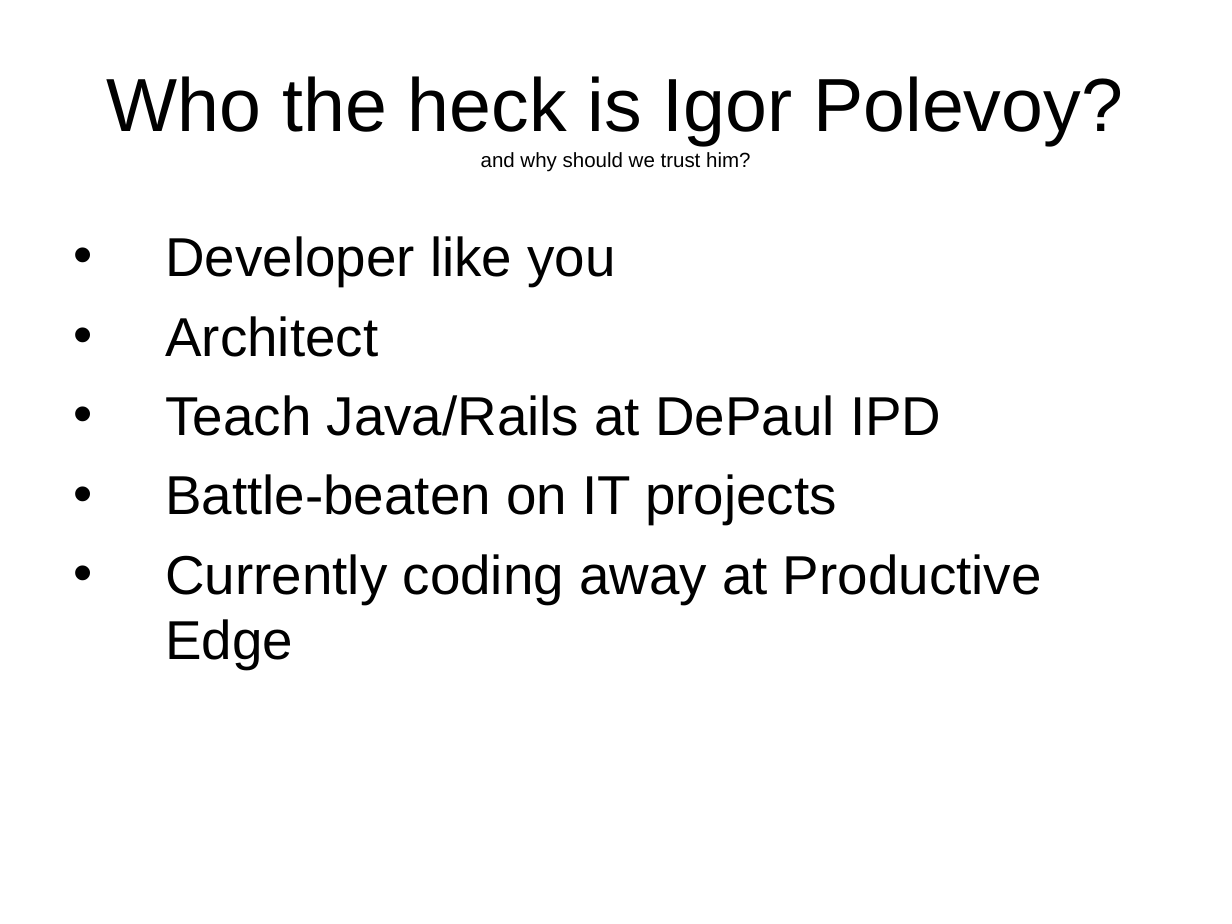
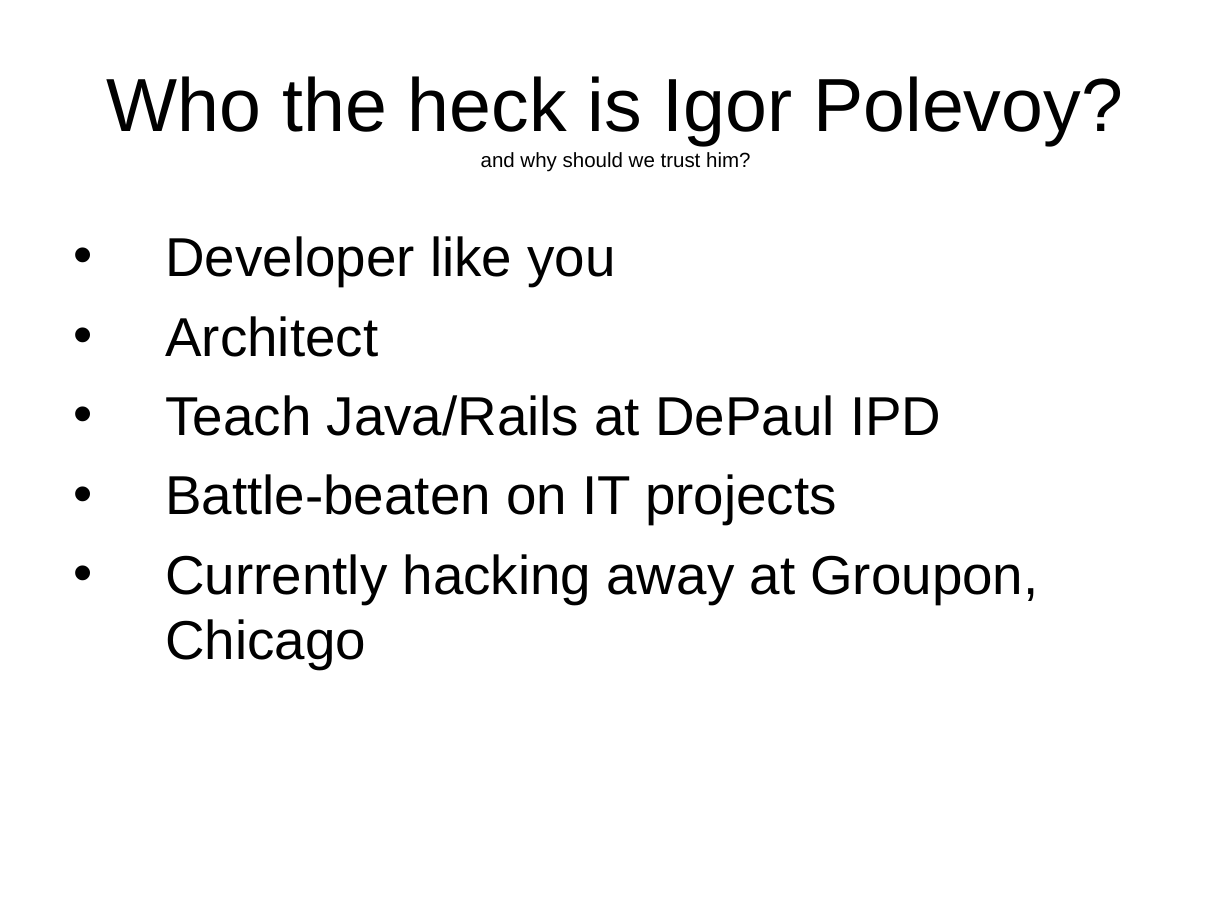
Before and after one commit to zhangjingl02/activejdbc, a slide deck: slide 2 of doc/cjug.odp. Drawn at 1232x924 pixels with LibreOffice and Linux fonts; fonts in the diff are those of the drawing. Boxes give left, top, right and bottom in pixels: in the first picture for what was removed or moved away, otherwise in the second. Text is boxed around its words. In the diff, an @@ line names an element or a change of style, - is before the commit and + after.

```diff
--- a/doc/cjug.odp
+++ b/doc/cjug.odp
@@ text at (165,554,1038,669): text changed @@
-• Currently coding away at Productive Edge
+• Currently hacking away at Groupon, Chicago
```
Also in this commit, not shown: 1 other slide changed, 3 other files.
